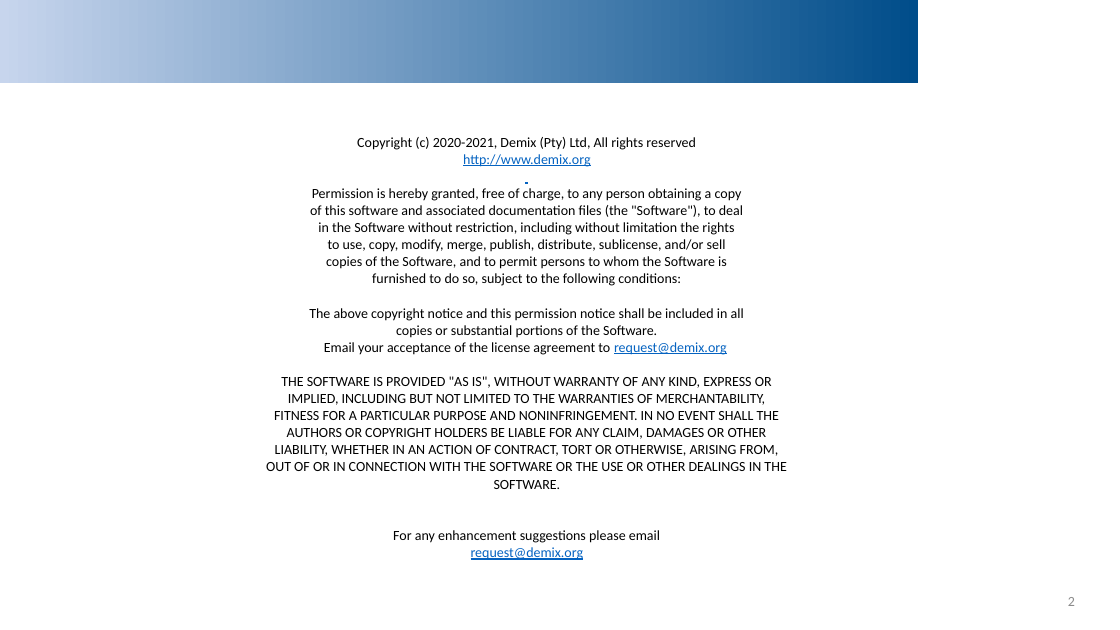
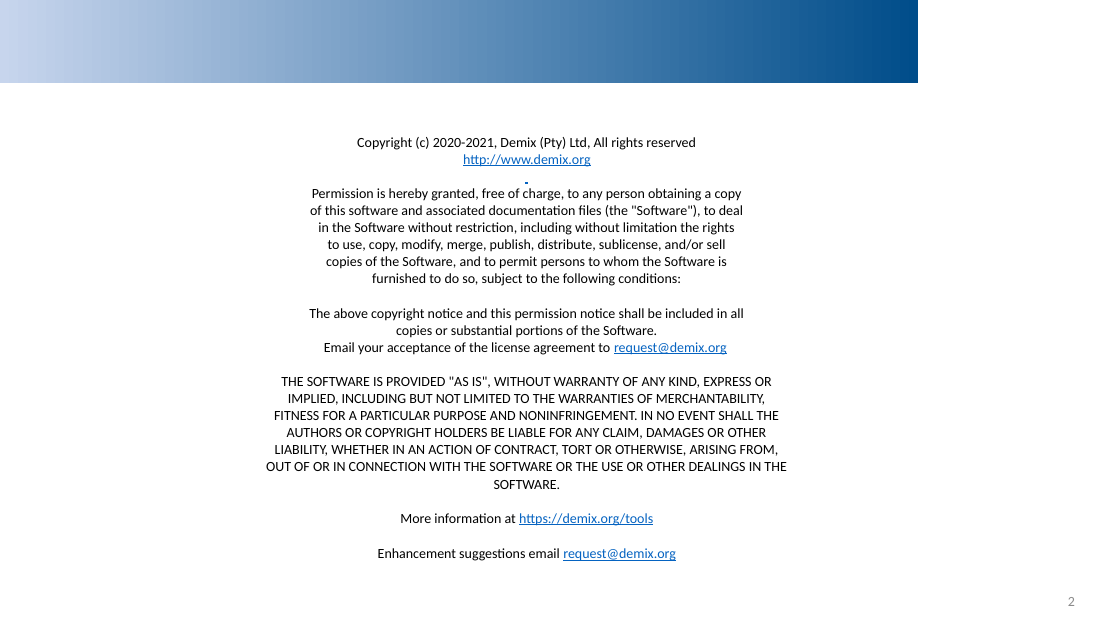
Before and after one commit to DemixTech/CMMITools, a slide deck: slide 2 of 02_Overview.pptx. Drawn at 1120x630 pixels with LibreOffice and Linux fonts; fonts in the diff are those of the drawing; background and template pictures are left out. Boxes give left, top, right and bottom in pixels: in the first picture for what was removed or moved away, otherwise in the second. Text is boxed around its words. In the diff, an @@ line names an element or a change of style, - is before the commit and + after.

```diff
--- a/02_Overview.pptx
+++ b/02_Overview.pptx
@@ table at <box>239,134,815,574</box> @@
+row 21: More information at https://demix.org/tools
+row 23: Enhancement suggestions email request@demix.org
-row 23: For any enhancement suggestions please email
-row 24: request@demix.org
```
Also in this commit, not shown: 5 other slides changed, 1 slide removed, 34 other files.
